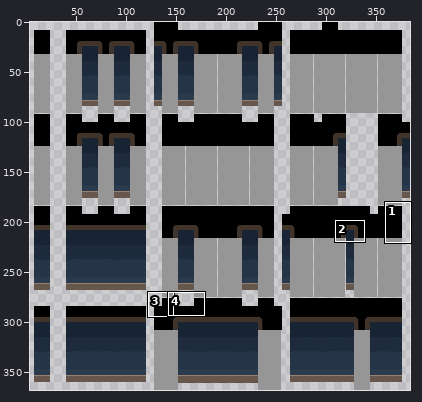
Two versions of one sprite sheet, _Art/Walls and Floors/Tall Wall Gradient.png. The picture above shows the old version from afar; the outline marks the close-up.
Close-up. First the earlier version:
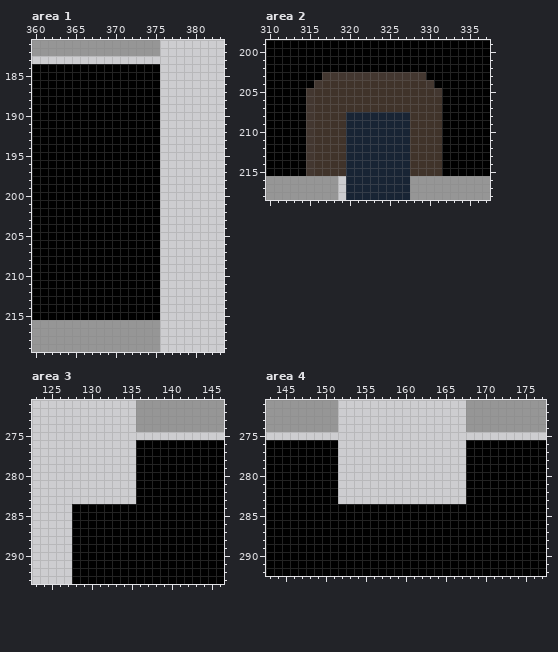
The file is 384x368 pixels. Colours within 5 levels of each other are drawn and written as one. Shown: area 1: x 360..383, y 181..219; area 2: x 310..337, y 199..218; area 3: x 123..146, y 271..293; area 4: x 143..177, y 271..292. The wide view leaves out empty margins. The commit also changed other parts of the picture, which this record leaves out.
After:
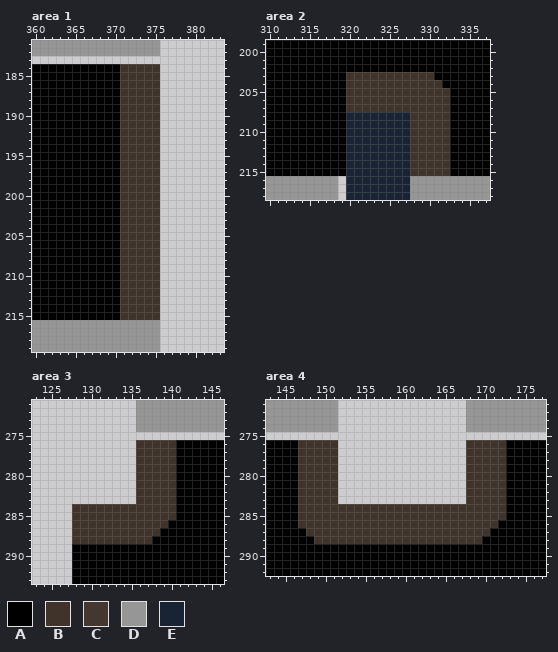
Palette (. is transparent): A #000000  B #40332a  C #433730  D #969696  E #182434
Diff:
Area 1:
Colour A gives way to colour B in rows 184 to 215 at x 371 to 375.
Area 2:
Colour B gives way to colour A in row 204 at x 317 to 319; in rows 205 to 215 at x 316 to 319.
Colour C gives way to colour A in row 203 at x 317 to 319; in row 204 at x 316; in rows 205 to 215 at x 315.
Colour A gives way to colour B in row 203 at x 330; in row 204 at x 331; in rows 205 to 215 at x 332.
Colour C gives way to colour B in row 203 at x 320 to 329; in row 204 at x 330; in row 205 at x 331.
Area 3:
Colour A gives way to colour B in rows 276 to 283 at x 136 to 140; in rows 284 to 285 at x 128 to 140; in row 286 at x 128 to 139; in row 287 at x 128 to 138; in row 288 at x 128 to 137.
Area 4:
Colour A gives way to colour B in rows 276 to 283 at x 147 to 151 and 168 to 172; in rows 284 to 285 at x 147 to 172; in row 286 at x 147 to 171; in row 287 at x 148 to 170; in row 288 at x 149 to 169.
Boxes around the changes in both close-ups, in picture pixels (x1, y1, x2, y2):
changed: (120, 64, 160, 320)
changed: (306, 72, 450, 176)
changed: (72, 440, 176, 544)
changed: (298, 440, 506, 544)
